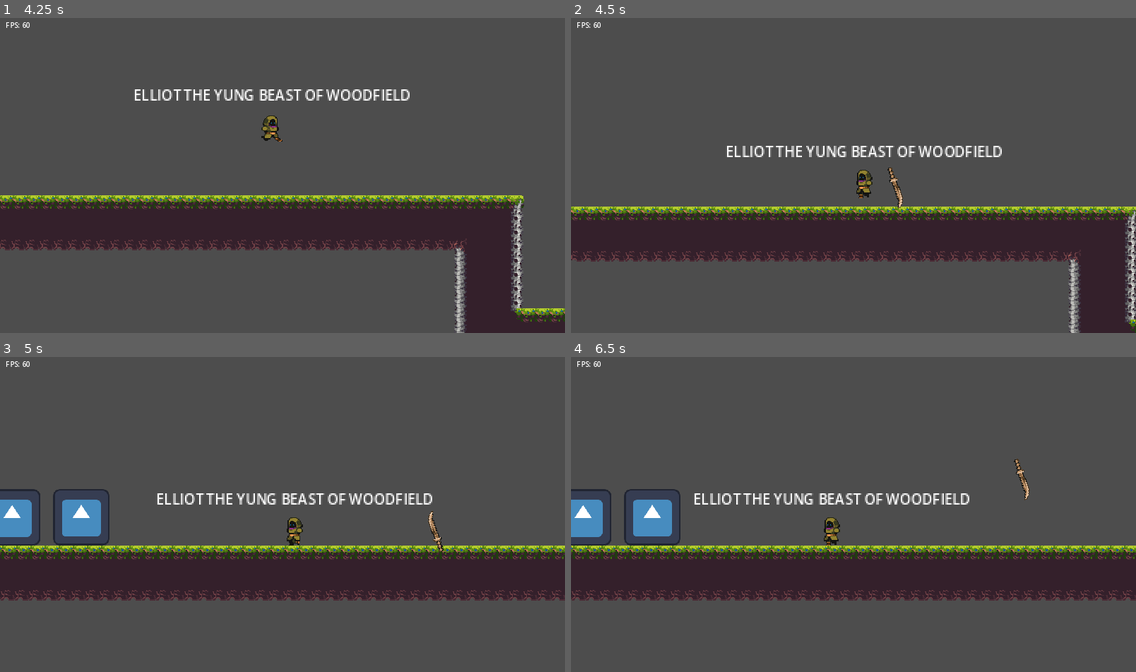
Above: before the commit, frames 1-4 (two rows, left to right).
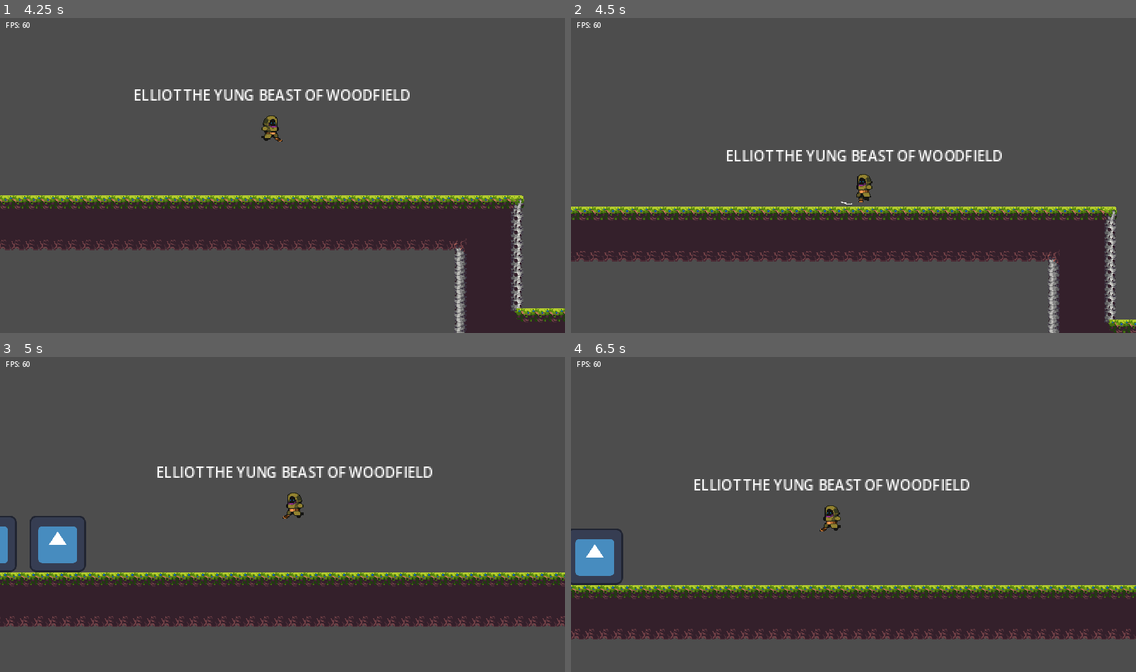
Above: after the commit, the same moments.

Repository: humding3r/BodyBlade
Game: Godot game, scene res://main.tscn
Two runs of this game, one before a commit and one after it. Both use one fixed random seed, a clock stepped at 60 frames per second and the inputs below. The engine's default icon, where the game draws it, is replaced by a stand-in: a white triangle on a blue panel in a dark square.
Inputs (mouse positions are in pixels of both pictures, inside the frame that each line leads up to):
- Up to frame 1 (4.25 s): tap Enter at 0.5 s; move the mouse to (406, 159) at 0.52 s; hold D (move_right) 0.53-2.03 s; right-click (406, 159) at 0.6 s; tap Space (jump) at 0.77, 1.52, 3.02, 3.77 s; move the mouse to (169, 191) at 1.27 s; click (169, 191) at 1.35 s; right-click (169, 191) at 1.55 s; move the mouse to (339, 103) at 2.02 s; hold A (move_left) 2.03-2.78 s; right-click (339, 103) at 2.1 s; move the mouse to (254, 238) at 2.77 s; hold D (move_right) from 2.78 s (still down); right-click (254, 238) at 2.85 s; move the mouse to (452, 222) at 3.52 s; press the mouse at (452, 222) at 3.53 s; right-click (452, 222) at 3.8 s
- Up to frame 2 (4.5 s): move the mouse to (684, 125) at 4.27 s; release D (move_right) at 4.28 s; release the mouse at (684, 125) at 4.28 s; hold A (move_left) from 4.28 s (still down); right-click (684, 125) at 4.35 s
- Up to frame 3 (5 s): keep holding A (move_left); tap Space (jump) at 4.52 s
- Up to frame 4 (6.5 s): move the mouse to (881, 514) at 5.02 s; release A (move_left) at 5.03 s; hold D (move_right) 5.03-5.78 s; right-click (881, 514) at 5.1 s; move the mouse to (768, 432) at 5.77 s; hold A (move_left) from 5.78 s (still down); click (768, 432) at 5.85 s; tap Space (jump) at 6.02 s; right-click (768, 432) at 6.05 s

Frame 1 is identical in both runs. In frame 2, 8.3% of the frame differs, in the area x 0-100%, y 40-100%; in frame 3, 24%; in frame 4, 32%, in the area x 0-100%, y 32-90%.
Error after the commit: Invalid assignment of property or key 'position' with value of type 'Vector2' on a base object of type 'null instance'. (res://Sword/thrown_sword.gd:36)

Commit message:
Remove unused trail nodes from thrown_sword

Diff:
--- a/Sword/thrown_sword.gd
+++ b/Sword/thrown_sword.gd
@@ -178,17 +178,3 @@
 	sword_body.global_position = temp
 	sword_body.linear_velocity = temp_velocity
 	pickup_zone.set_deferred("disabled", false)
-
-#func update_trajectory(vel : Vector2, delta):
-	#var max_points = 300
-	#trajectory_line.clear_points()
-	#var pos : Vector2 = sword_body.position
-	#for i in max_points:
-		#trajectory_line.add_point(pos)
-		#vel.y += PhysicsServer2D.AREA_PARAM_GRAVITY * delta
-
-		#var collision = trajectory_body.move_and_collide(vel * delta, false, true, true)
-		#if collision:
-			#vel = vel.bounce(collision.get_normal)
-
-		#pos += vel * delta
--- a/Sword/thrown_sword.tscn
+++ b/Sword/thrown_sword.tscn
@@ -130,18 +130,3 @@
 libraries = {
 "": SubResource("AnimationLibrary_5i0pb")
 }
-
-[node name="RetrievalLine" type="Line2D" parent="."]
-points = PackedVector2Array(0, 0, 0, 0)
-default_color = Color(0.356863, 0.356863, 0.356863, 1)
-
-[node name="TrajectoryLine" type="Line2D" parent="."]
-visible = false
-points = PackedVector2Array(0, 0)
-
-[node name="TrajectoryBody" type="RigidBody2D" parent="TrajectoryLine"]
-collision_layer = 32768
-collision_mask = 32768
-
-[node name="TrajectoryHitbox" type="CollisionShape2D" parent="TrajectoryLine/TrajectoryBody"]
-shape = SubResource("CircleShape2D_bsufb")
